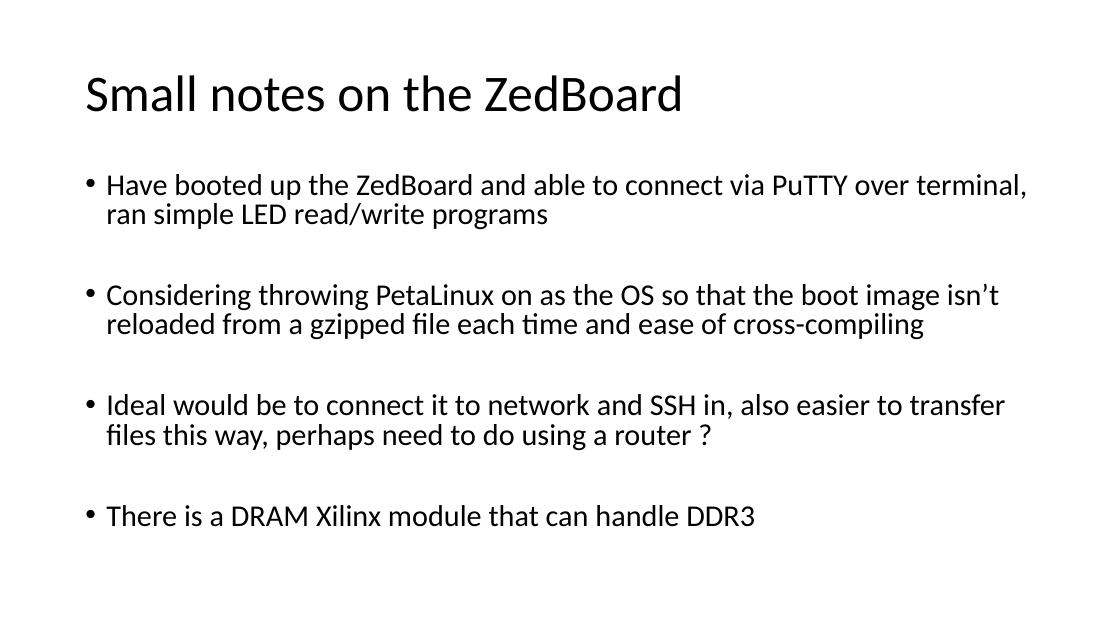
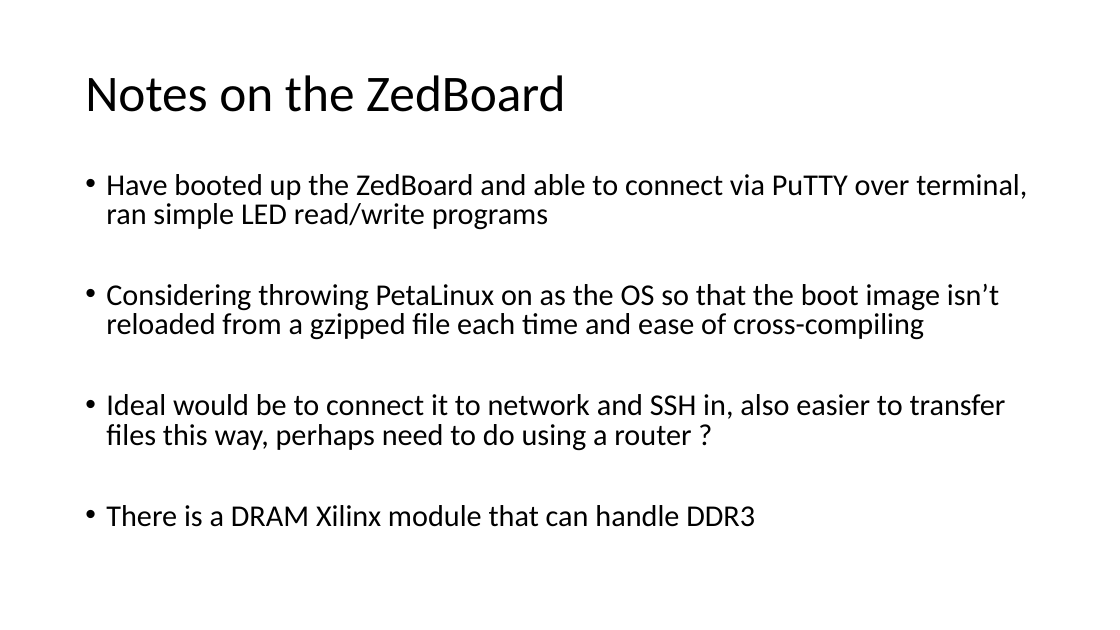
Before and after one commit to erikgroving/NeuralNetworkHardwareAccelerator, a slide deck: slide 10 of WeeklyPresentations/update5_04_01.pptx. Drawn at 1120x630 pixels with LibreOffice and Linux fonts; fonts in the diff are those of the drawing. Boxes give left, top, right and bottom in pixels: in the first picture for what was removed or moved away, otherwise in the second. Text is boxed around its words. In the diff, an @@ line names an element or a change of style, - is before the commit and + after.

Commit message:
Slight change

```diff
--- a/WeeklyPresentations/update5_04_01.pptx
+++ b/WeeklyPresentations/update5_04_01.pptx
@@ title at box(85, 75, 565, 112): text changed @@
-Small notes on the ZedBoard
+Notes on the ZedBoard
```
